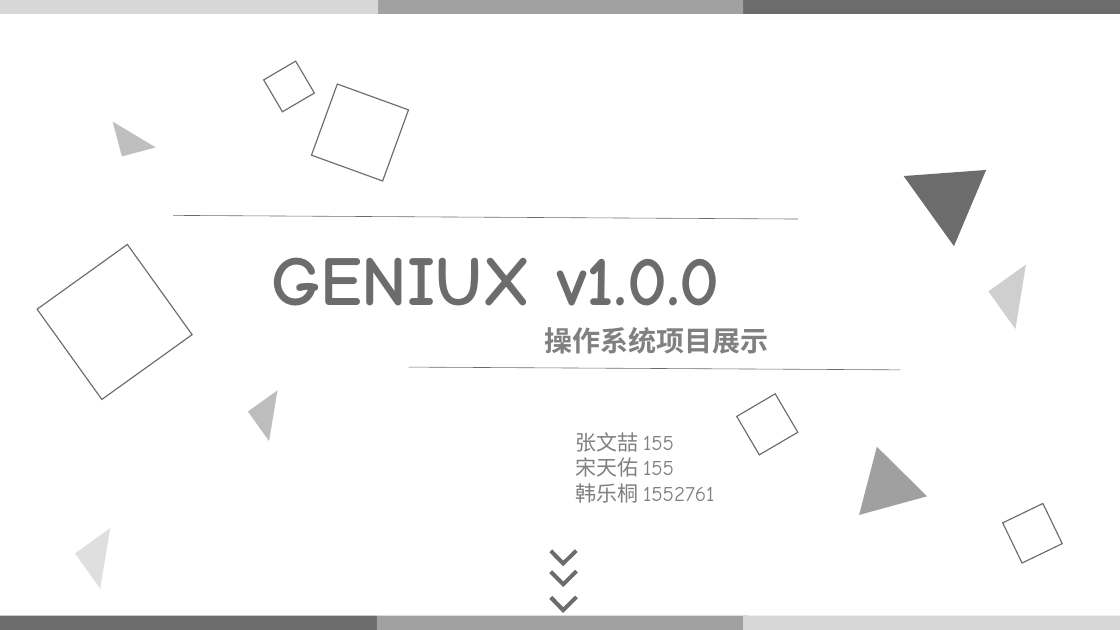
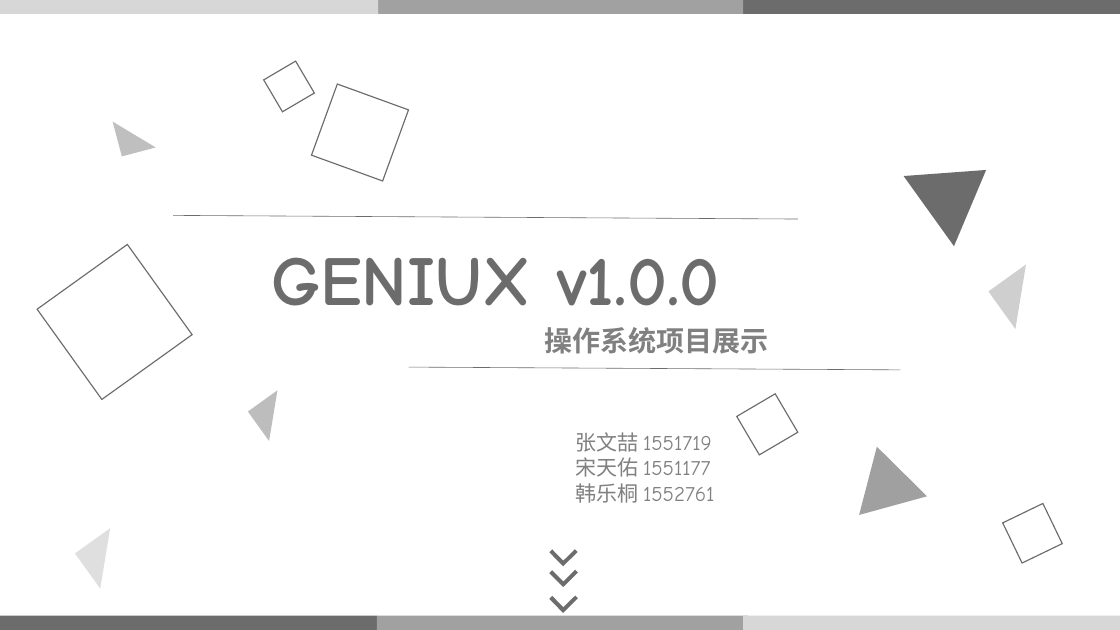
Before and after one commit to TJU-SSE-2018-OSLab/2018-OSLab, a slide deck: slide 1 of 操作系统答辩PPT.pptx. Drawn at 1120x630 pixels with LibreOffice and Linux fonts; fonts in the diff are those of the drawing; background and template pictures are left out. Boxes give left, top, right and bottom in pixels: in the first picture for what was removed or moved away, otherwise in the second. Text is boxed around its words. In the diff, an @@ line names an element or a change of style, - is before the commit and + after.

```diff
--- a/操作系统答辩PPT.pptx
+++ b/操作系统答辩PPT.pptx
@@ text at (575, 432, 712, 477): text changed; font Noto Sans CJK SC to Comic Neue @@
-张文喆 155
-宋天佑 155
+张文喆 1551719
+宋天佑 1551177
```
Also in this commit, not shown: 1 other slide changed, 1 slide added, 2 other files.
